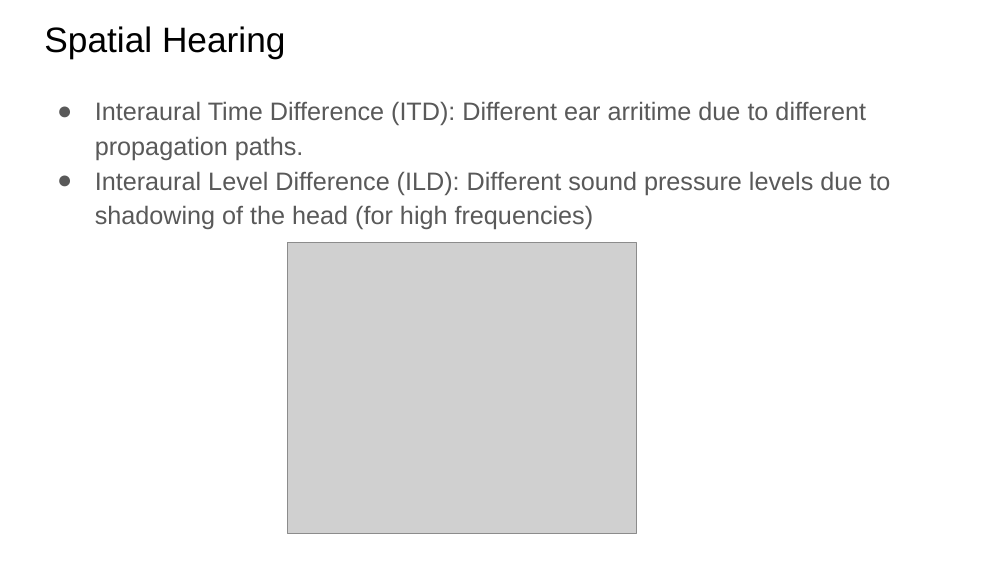
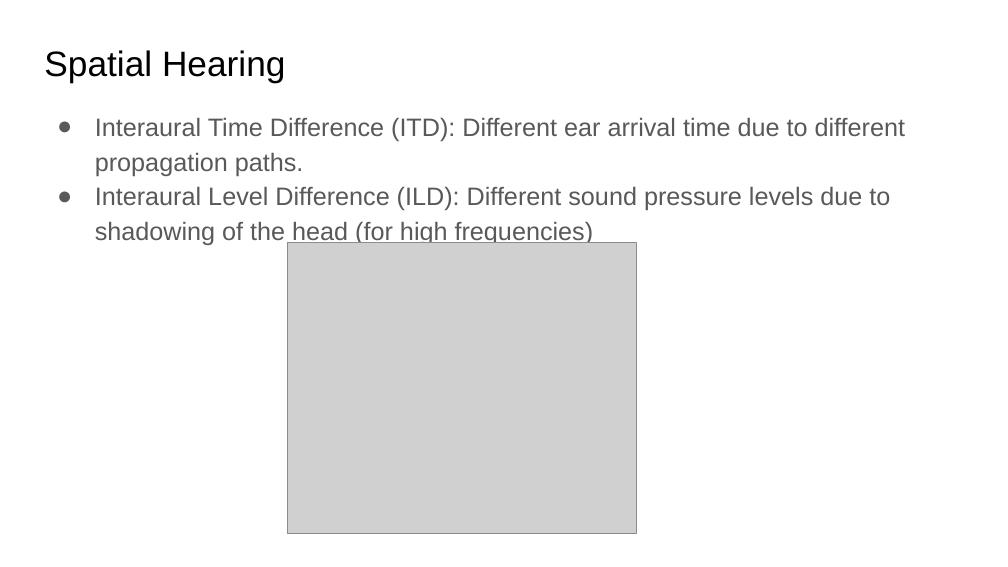
Before and after one commit to xserra/audio-coding-materials, a slide deck: slide 16 of lectures/4. Psychoacoustic principles.pptx (slide 14 before the commit). Drawn at 1008x567 pixels with LibreOffice and Linux fonts; fonts in the diff are those of the drawing; grey boxes stand for pictures. Boxes give left, top, right and bottom in pixels: in the first picture for what was removed or moved away, otherwise in the second. Text is boxed around its words. In the diff, an @@ line names an element or a change of style, - is before the commit and + after.

```diff
--- a/lectures/4. Psychoacoustic principles.pptx
+++ b/lectures/4. Psychoacoustic principles.pptx
@@ title "Spatial Hearing": place and size @@
-title "Spatial Hearing" at [44,26,286,58]
+title "Spatial Hearing" at [44,50,286,82]
@@ text "Interaural Time Difference (ITD): Different ...": place and size @@
-text "Interaural Time Difference (ITD): Different ..." at [95,101,890,229]
+text "Interaural Time Difference (ITD): Different ..." at [95,117,906,246]
@@ text at [95,117,906,176]: text changed @@
-● Interaural Time Difference (ITD): Different ear arritime due to different propagation paths.
+● Interaural Time Difference (ITD): Different ear arrival time due to different propagation paths.
```
Also in this commit, not shown: 5 other slides changed, 3 slides added.
